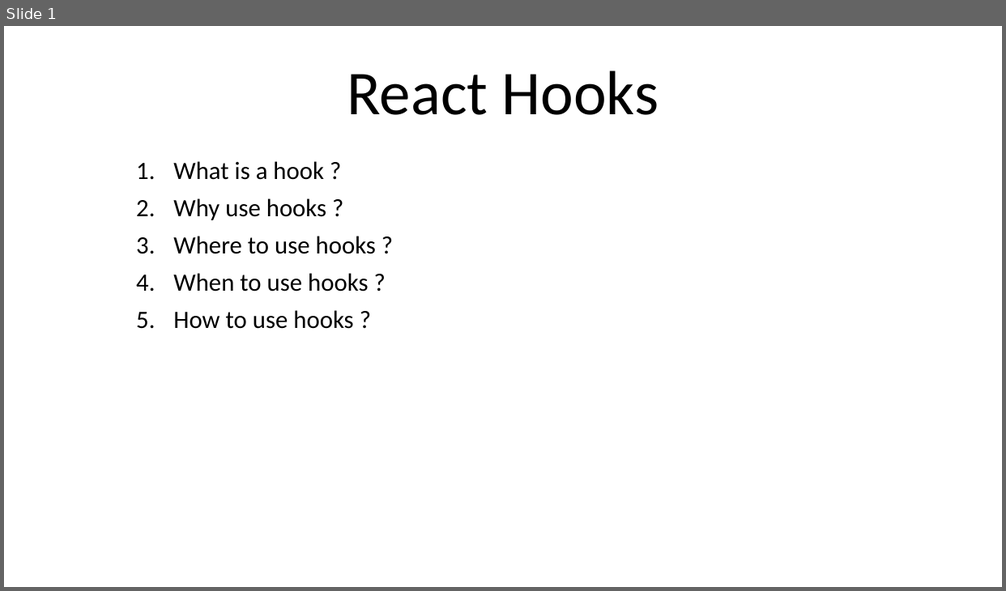
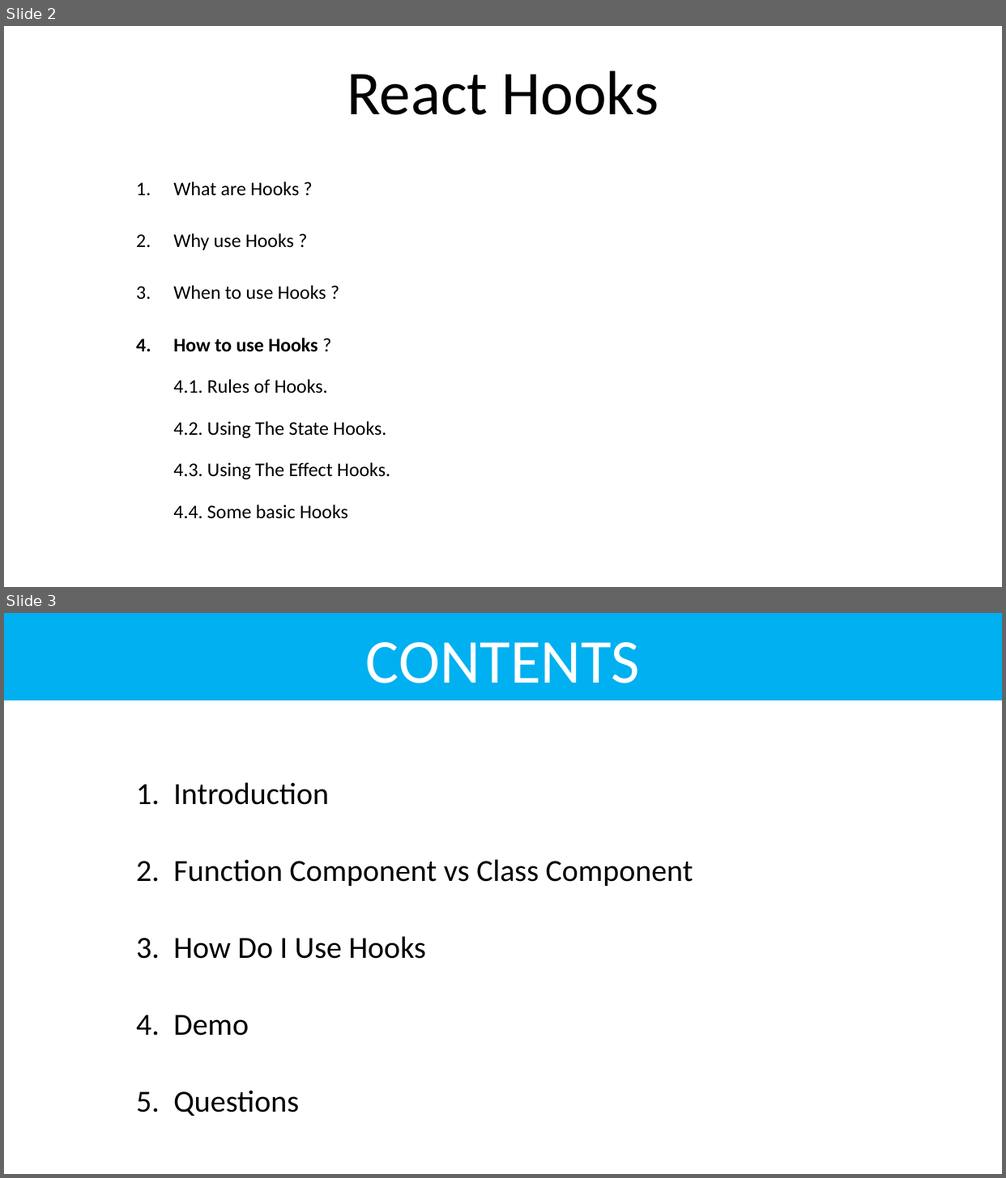
Before and after one commit to NhanHoang8195/react-hook-demo, a slide deck: ReactHooks.pptx. Shown one above the other, each under a label of ours: slide 1 before the commit, slides 2 and 3 after it. The pictures are 1006x591 and 1006x1178 pixels, drawn with LibreOffice and Linux fonts; fonts in the diff are those of the drawing. Boxes give left, top, right and bottom in pixels: in the first picture for what was removed or moved away, otherwise in the second. Text is boxed around its words. In the diff, an @@ line names an element or a change of style, - is before the commit and + after.

```diff
--- a/ReactHooks.pptx
+++ b/ReactHooks.pptx
@@ slide 3 added at (4, 613, 1002, 1174), background #FFFFFF @@
@@ title added at (4, 613, 1002, 700), fill #00B0F0, 60 pt, text #FFFFFF @@
+CONTENTS
@@ subtitle added at (173, 782, 693, 1116), 29.6 pt, text #000000 @@
+1. Introduction
+2. Function Component vs Class Component
+3. How Do I Use Hooks
+4. Demo
+5. Questions
@@ what was slide 1 is now slide 2 @@
@@ slide 2 changed as well @@
@@ subtitle at (173, 182, 390, 518): text changed; size 24 to 18.6 pt @@
-1. What is a hook ?
-2. Why use hooks ?
-3. Where to use hooks ?
-4. When to use hooks ?
-5. How to use hooks ?
+1. What are Hooks ?
+2. Why use Hooks ?
+3. When to use Hooks ?
+4. How to use Hooks ?
+   4.1. Rules of Hooks.
+   4.2. Using The State Hooks.
+   4.3. Using The Effect Hooks.
+   4.4. Some basic Hooks
```
Also in this commit, not shown: 2 other slides changed, 6 other slides added, 1 slide removed.
